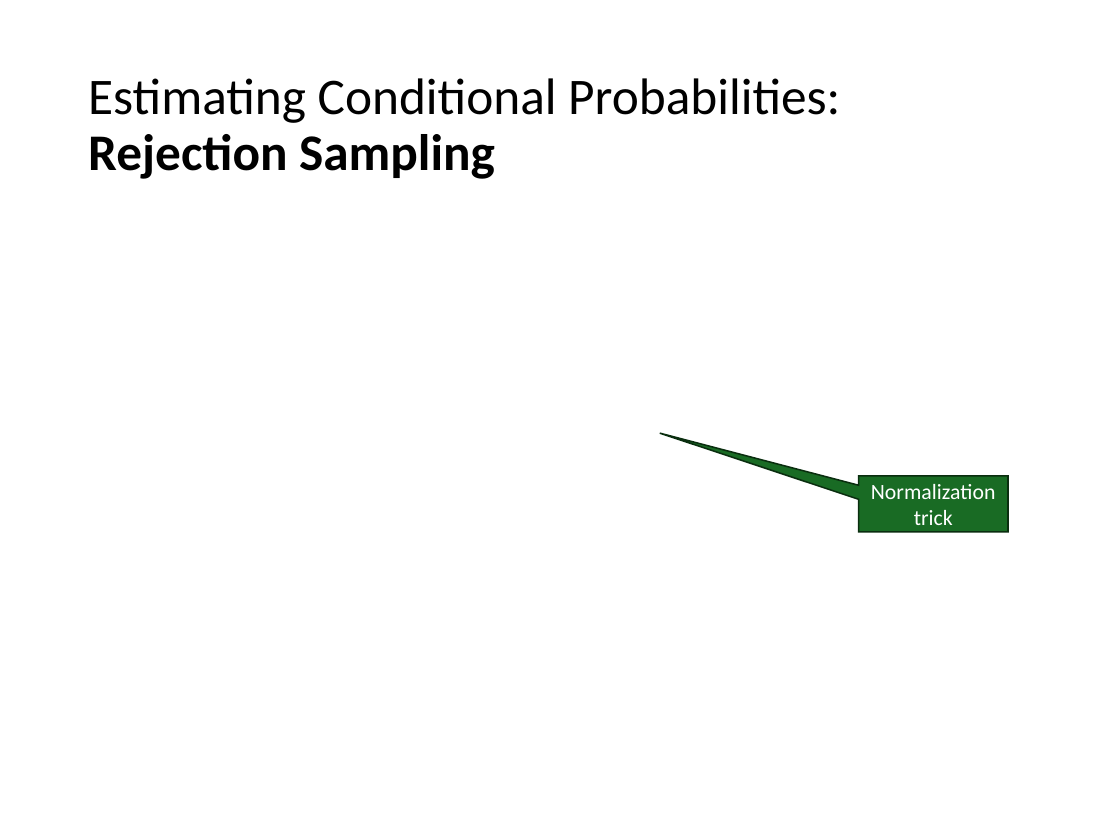
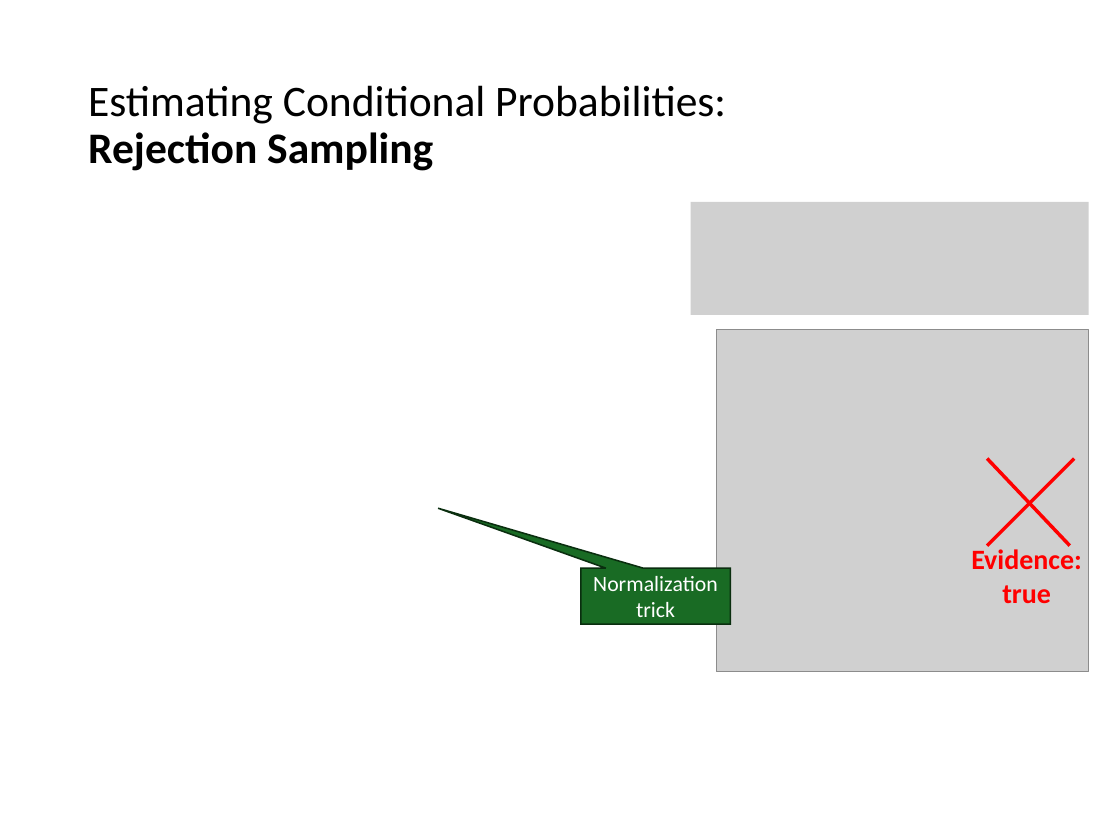
Before and after one commit to mhahsler/CS7320-AI, a slide deck: slide 41 of slides/13_bayes_nets.pptx (slide 39 before the commit). Drawn at 1120x840 pixels with LibreOffice and Linux fonts; fonts in the diff are those of the drawing; grey boxes stand for pictures. Boxes give left, top, right and bottom in pixels: in the first picture for what was removed or moved away, otherwise in the second. Text is boxed around its words. In the diff, an @@ line names an element or a change of style, - is before the commit and + after.

```diff
--- a/slides/13_bayes_nets.pptx
+++ b/slides/13_bayes_nets.pptx
@@ title "Estimating Conditional Probabilities: Rejection Sampling" at <box>88,85,726,171</box>: size 33 to 28 pt @@
@@ picture added at <box>691,202,1089,315</box> @@
@@ picture added at <box>716,329,1089,672</box> @@
@@ line added from (1074, 458) to (987, 545), #FF0000 2.25 pt @@
@@ line added from (987, 458) to (1070, 545), #FF0000 2.25 pt @@
@@ speech box "Normalization trick": place and size @@
-speech box "Normalization trick" at <box>859,476,1008,532</box>
+speech box "Normalization trick" at <box>581,568,730,624</box>
@@ speech box "Normalization trick" at <box>581,568,730,624</box>: proportions changed @@
@@ text added at <box>971,546,1082,603</box>, 18 pt, text #FF0000, bold @@
+Evidence: true
```
Also in this commit, not shown: 1 other slide changed, 2 slides added, 1 other file.
